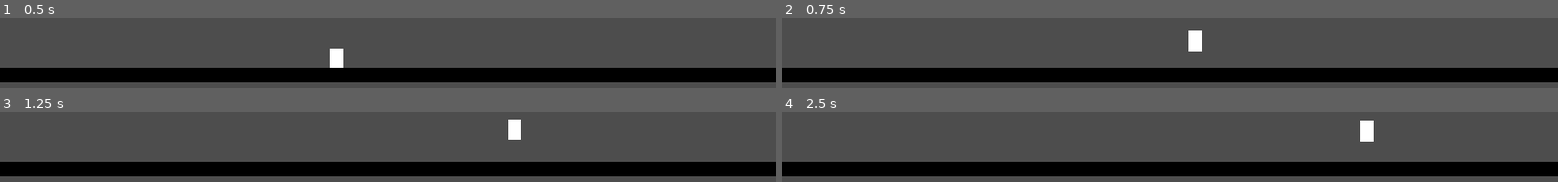
Above: before the commit, frames 1-4 (two rows, left to right).
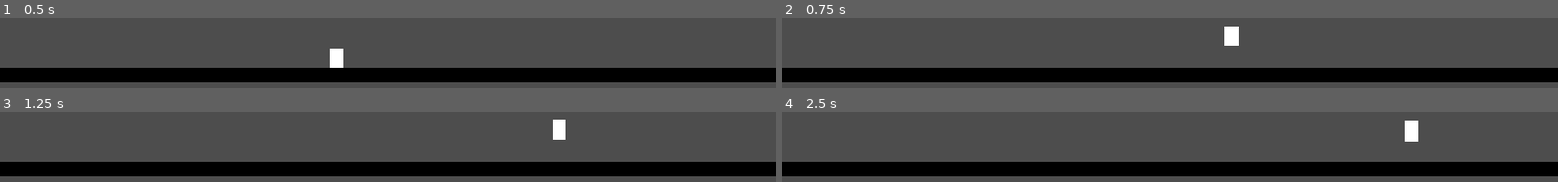
Above: after the commit, the same moments.

Repository: johandelin-elev/Cloaks-Adventures
Game: Godot game, scene res://Assets/Scenes/level.tscn
The game is run twice, just before and just after one commit, with the same random seed, the same clock (stepped at 60 frames per second) and the same inputs.
Inputs:
- Up to frame 1 (0.5 s): no input
- Up to frame 2 (0.75 s): tap Enter (ui_accept) at 0.5 s; hold Right (ui_right) from 0.53 s (still down); tap C (dash, bound only after the commit) at 0.6 s
- Up to frame 3 (1.25 s): keep holding Right (ui_right); tap Enter (ui_accept) at 0.77, 0.8, 1.07 s
- Up to frame 4 (2.5 s): tap Enter (ui_accept) at 1.35, 1.52, 1.82, 2.3 s; tap C (dash, bound only after the commit) at 1.55, 2.1 s; release Right (ui_right) at 2.03 s; hold Left (ui_left) from 2.03 s (still down)

Frame 1 is identical in both runs. In frame 2, 1.0% of the frame differs, in the area x 52-59%, y 12-48%; in frame 3, 0.9%; in frame 4, 1.1%, in the area x 74-82%, y 12-43%.

Commit message:
Fixed movement bugs and polish

Diff:
--- a/Assets/Scenes/player.gd
+++ b/Assets/Scenes/player.gd
@@ -7,21 +7,23 @@
 
 #Dash
 const DASH_VELOCITY = 1400
-const dash_Timer = 1
 var can_Dash = true
+var is_Dashing = false
+var dash_Time = 0.15
+var dash_Timer = 0.0
 
 
 func _physics_process(delta: float) -> void:
 	# Add the gravity.
-	if not is_on_floor():
+	if not is_on_floor() and not is_Dashing:
 		velocity += get_gravity() * delta
 
 	# Handle jump.
-	if Input.is_action_just_pressed("ui_accept") and can_Jump and is_on_floor():
+	while Input.is_action_just_pressed("ui_accept") and can_Jump and is_on_floor():
 		can_Jump = false
 		velocity.y = JUMP_VELOCITY
 
-	if Input.is_action_just_released("ui_accept") and not is_on_floor():
+	if Input.is_action_just_released("ui_accept"):
 		if can_Jump == false: #Ensures no jumping in air.
 			velocity.y = 0
 			can_Jump = true
@@ -29,14 +31,35 @@
 
 	# Get the input direction and handle the movement/deceleration.
 	# As good practice, you should replace UI actions with custom gameplay actions.
-	var movement_direction := Input.get_axis("ui_left", "ui_right")
-	if Input.is_key_pressed(KEY_C):
-		velocity.x = movement_direction * DASH_VELOCITY
-	else:
-		velocity.x = move_toward(velocity.x, 0, DASH_VELOCITY)
+	var movement_horizontal_direction := Input.get_axis("ui_left","ui_right")
+	var movement_vertical_direction := Input.get_axis("ui_up","ui_down")
 
-	if movement_direction and not Input.is_key_pressed((KEY_C)):
-		velocity.x = movement_direction * SPEED
+	if is_on_floor():
+		can_Dash = true
+
+	if Input.is_action_just_pressed("dash") and can_Dash:
+		can_Dash = false
+		is_Dashing = true
+		dash_Timer = dash_Time
+
+	if is_Dashing:
+		if movement_horizontal_direction:
+			velocity.x = movement_horizontal_direction * DASH_VELOCITY
+		elif movement_vertical_direction:
+			if movement_vertical_direction < 0:
+				velocity.y = movement_vertical_direction * (DASH_VELOCITY / 2)
+			elif movement_vertical_direction > 0:
+				velocity.y = movement_vertical_direction * DASH_VELOCITY
+		else:
+			velocity += get_gravity() * delta
+
+		dash_Timer -= delta
+		if dash_Timer <= 0:
+			velocity += get_gravity() * delta
+			is_Dashing = false
+
+	if movement_horizontal_direction and not is_Dashing:
+		velocity.x = movement_horizontal_direction * SPEED
 	else:
 		velocity.x = move_toward(velocity.x, 0, SPEED)
 
--- a/project.godot
+++ b/project.godot
@@ -20,6 +20,14 @@
 window/stretch/mode="canvas_items"
 window/stretch/aspect="expand"
 
+[input]
+
+dash={
+"deadzone": 0.2,
+"events": [Object(InputEventKey,"resource_local_to_scene":false,"resource_name":"","device":-1,"window_id":0,"alt_pressed":false,"shift_pressed":false,"ctrl_pressed":false,"meta_pressed":false,"pressed":false,"keycode":0,"physical_keycode":67,"key_label":0,"unicode":99,"location":0,"echo":false,"script":null)
+]
+}
+
 [physics]
 
 3d/physics_engine="Jolt Physics"
